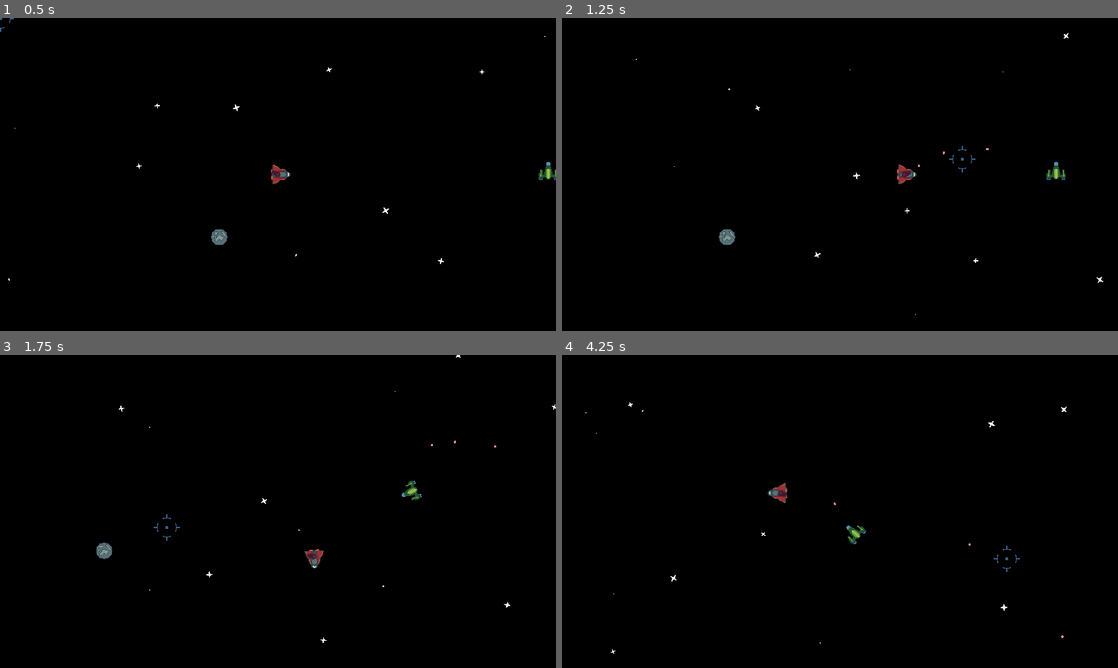
Above: before the commit, frames 1-4 (two rows, left to right).
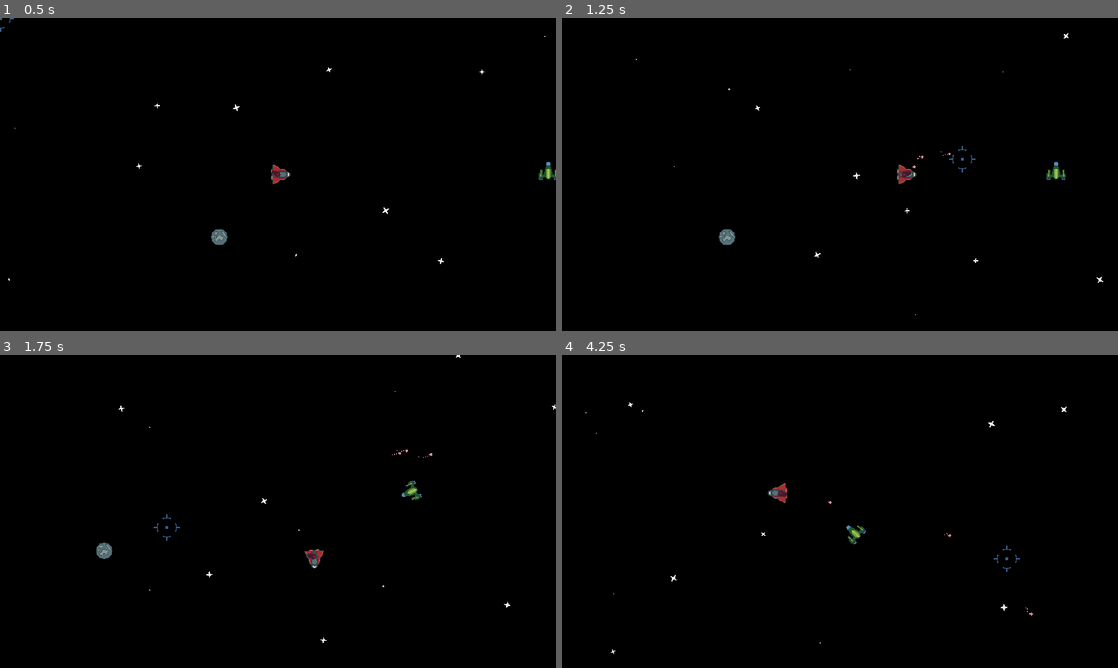
Above: after the commit, the same moments.

Repository: BulsonJ/Space_Shooter
Game: Godot game, scene res://World.tscn
Same seed, same stepped clock (60 frames per second), same inputs: the game is played once before the commit and once after it. The engine's default icon, where the game draws it, is replaced by a stand-in: a white triangle on a blue panel in a dark square.
Inputs (mouse positions are in pixels of both pictures, inside the frame that each line leads up to):
- Up to frame 1 (0.5 s): no input
- Up to frame 2 (1.25 s): move the mouse to (962, 158) at 0.52 s; press the mouse at (962, 158) at 0.53 s; hold D (move_right) from 0.53 s (still down)
- Up to frame 3 (1.75 s): move the mouse to (166, 527) at 1.27 s; release D (move_right) at 1.28 s; release the mouse at (166, 527) at 1.28 s; hold S (move_down) from 1.28 s (still down); click (166, 527) at 1.35 s
- Up to frame 4 (4.25 s): move the mouse to (895, 442) at 2.02 s; release S (move_down) at 2.03 s; hold D (move_right) 2.03-2.78 s; hold 1 (weapon_1) 2.03-2.78 s; click (895, 442) at 2.3 s; move the mouse to (812, 574) at 2.77 s; hold W (move_up) 2.78-3.53 s; tap 2 (weapon_2) at 2.85 s; click (812, 574) at 3.05 s; move the mouse to (1006, 558) at 3.52 s; press the mouse at (1006, 558) at 3.53 s; hold A (move_left) from 3.53 s (still down)

Frame 1 is identical in both runs. In frame 2, less than 0.1% of the frame differs, in the area x 63-77%, y 41-48%; in frame 3, less than 0.1%, in the area x 70-90%, y 27-33%; in frame 4, less than 0.1%.

Commit message:
Bullet Trail
Particle trail added to cannon bullets.

Diff:
--- a/Weapons/Cannon/Bullet.gd
+++ b/Weapons/Cannon/Bullet.gd
@@ -6,6 +6,9 @@
 func _ready() -> void:
 	pass # Replace with function body.
 
+func _physics_process(delta: float) -> void:
+	$Trail.rotation = angular_velocity + PI / 2
+	$Trail.speed_scale = linear_velocity.length() /175
 
 func _on_Bullet_body_entered(body: Node) -> void:
 	queue_free()
--- a/Weapons/Cannon/Bullet.tscn
+++ b/Weapons/Cannon/Bullet.tscn
@@ -1,10 +1,35 @@
-[gd_scene load_steps=4 format=2]
+[gd_scene load_steps=9 format=2]
 
 [ext_resource path="res://Weapons/Cannon/bullet.png" type="Texture" id=1]
 [ext_resource path="res://Weapons/Cannon/Bullet.gd" type="Script" id=2]
 
 [sub_resource type="RectangleShape2D" id=1]
 extents = Vector2( 2, 2 )
+
+[sub_resource type="Gradient" id=5]
+colors = PoolColorArray( 0.87451, 0.517647, 0.647059, 1, 1, 1, 1, 1 )
+
+[sub_resource type="GradientTexture" id=6]
+gradient = SubResource( 5 )
+
+[sub_resource type="Curve" id=3]
+_data = [ Vector2( 0, 1 ), 0.0, 0.0, 0, 0, Vector2( 1, 0 ), 0.0, 0.0, 0, 0 ]
+
+[sub_resource type="CurveTexture" id=4]
+curve = SubResource( 3 )
+
+[sub_resource type="ParticlesMaterial" id=2]
+flag_disable_z = true
+spread = 20.0
+gravity = Vector3( 0, 0, 0 )
+initial_velocity = 10.0
+orbit_velocity = 0.0
+orbit_velocity_random = 0.0
+scale = 2.0
+scale_curve = SubResource( 4 )
+color_ramp = SubResource( 6 )
+hue_variation = 0.02
+hue_variation_random = 1.0
 
 [node name="Bullet" type="RigidBody2D"]
 collision_layer = 4
@@ -19,6 +44,12 @@
 texture = ExtResource( 1 )
 
 [node name="CollisionShape2D" type="CollisionShape2D" parent="."]
+visible = false
 shape = SubResource( 1 )
 
+[node name="Trail" type="Particles2D" parent="."]
+lifetime = 3.0
+speed_scale = 2.0
+process_material = SubResource( 2 )
+
 [connection signal="body_entered" from="." to="." method="_on_Bullet_body_entered"]
--- a/Weapons/Cannon/Cannon.gd
+++ b/Weapons/Cannon/Cannon.gd
@@ -21,7 +21,7 @@
 
 	var new_bullet : RigidBody2D = bullet.instance()
 	new_bullet.transform = $Muzzle.global_transform
-	new_bullet.apply_central_impulse(Vector2.UP.rotated(get_parent().rotation) * 500.0)
+	new_bullet.apply_central_impulse(Vector2.UP.rotated(get_parent().rotation) * 400.0)
 	get_parent().get_parent().get_parent().add_child(new_bullet)
 
 	#new_bullet.position = get_parent().transform.xform($Muzzle.position)
